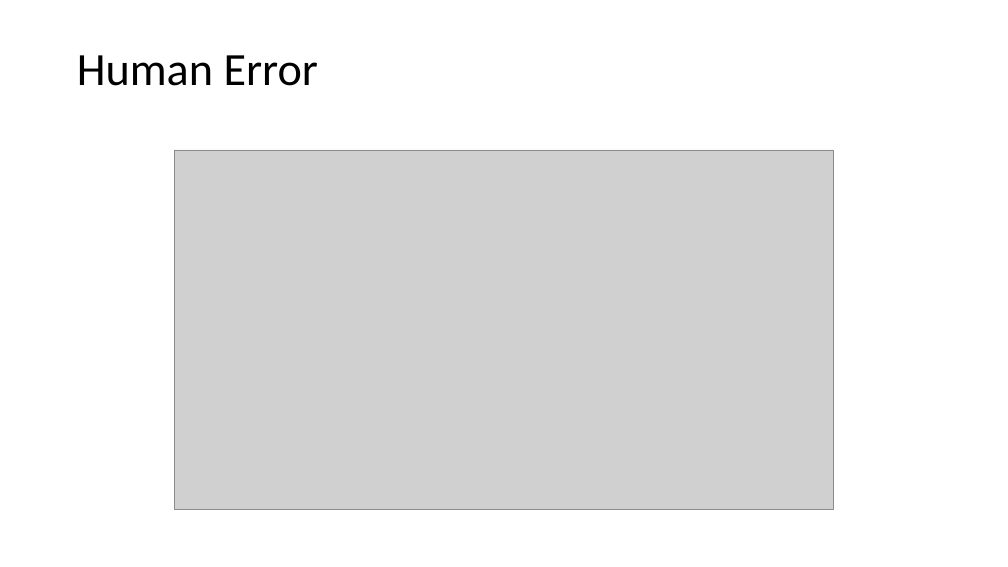
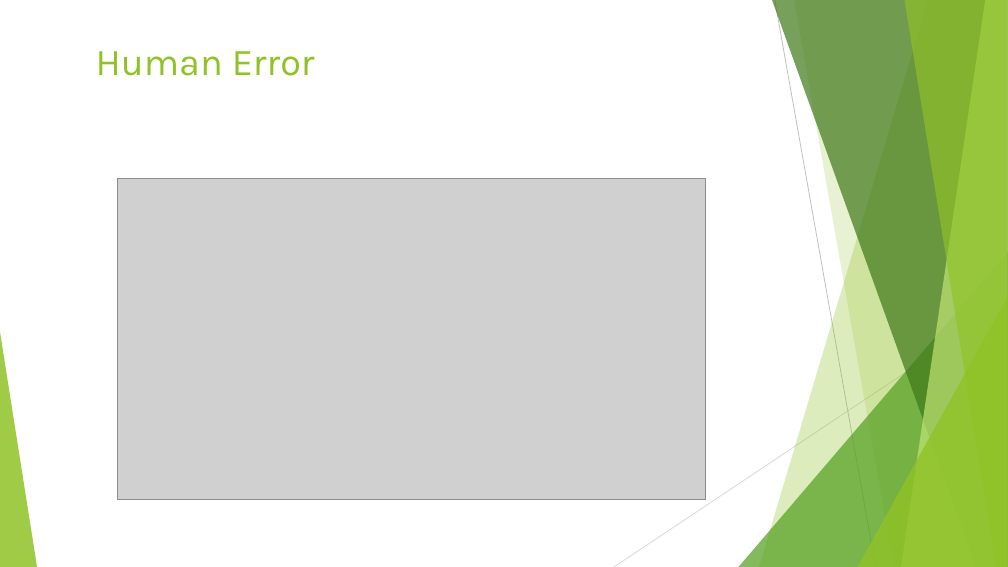
Before and after one commit to MZt92-ui/Project-1-Group-3, a slide deck: slide 5 of plane_crash_presenation_Rob.pptx. Drawn at 1008x567 pixels with LibreOffice and Linux fonts; fonts in the diff are those of the drawing; grey boxes stand for pictures. Boxes give left, top, right and bottom in pixels: in the first picture for what was removed or moved away, otherwise in the second. Text is boxed around its words. In the diff, an @@ line names an element or a change of style, - is before the commit and + after.

```diff
--- a/plane_crash_presenation_Rob.pptx
+++ b/plane_crash_presenation_Rob.pptx
@@ title "Human Error": place and size @@
-title "Human Error" at [77,55,318,86]
+title "Human Error" at [96,51,315,76]
@@ title "Human Error" at [96,51,315,76]: size 44 to 36 pt, font Calibri to Karla, text colour #000000 to #90C226; line spacing 0.9 to 1; vertical alignment middle to top @@
@@ picture: place and size @@
-picture at [174,150,833,510]
+picture at [117,178,706,499]
@@ group added at [0,0,1008,567]: 5 freeform shapes, 3 triangles, 2 lines @@
```
Also in this commit, not shown: 5 other slides changed, 1 slide added, 8 other files.
